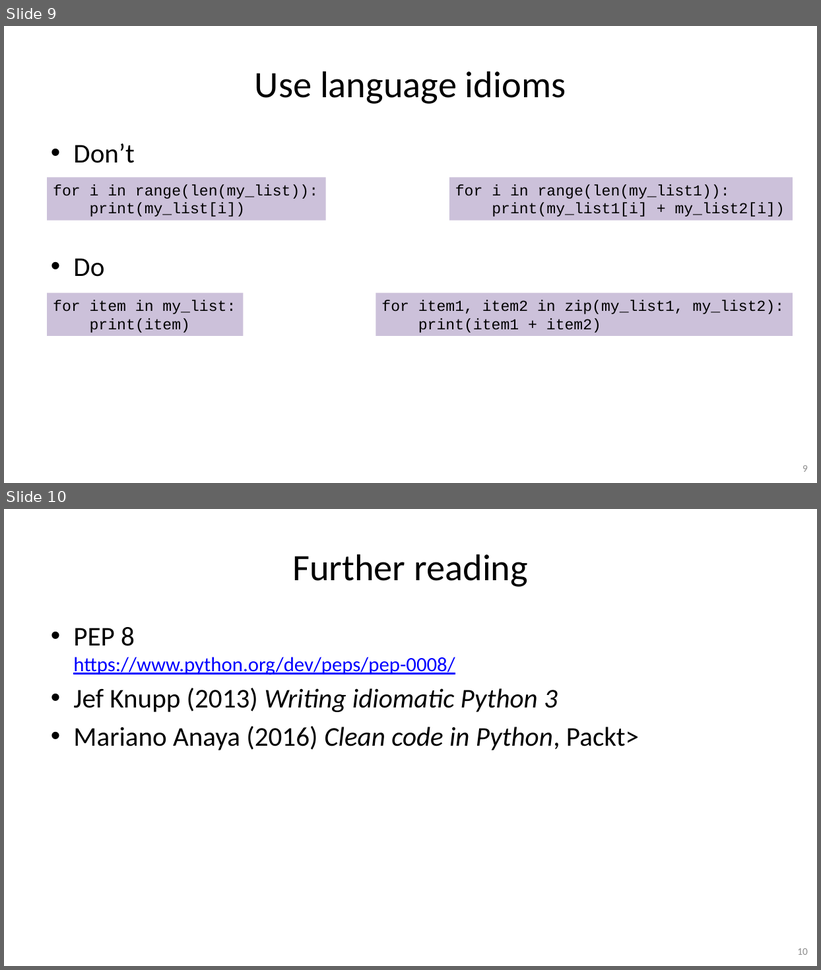
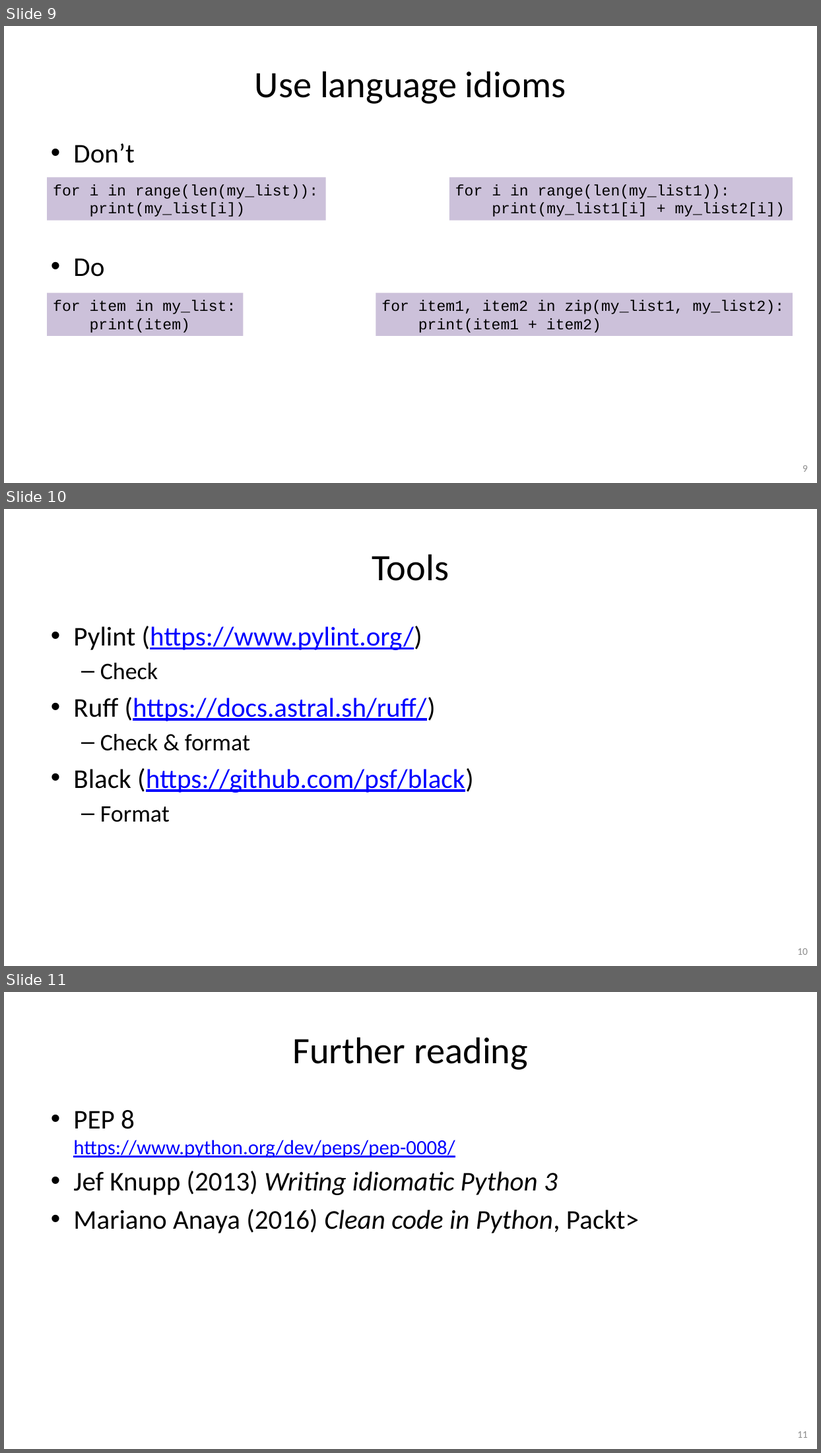
Before and after one commit to gjbex/Python-software-engineering, a slide deck: python_software_engineering.pptx. Shown one above the other, each under a label of ours: slides 9 and 10 before the commit, slides 9, 10 and 11 after it. The pictures are 821x970 and 821x1453 pixels, drawn with LibreOffice and Linux fonts; fonts in the diff are those of the drawing. Boxes give left, top, right and bottom in pixels: in the first picture for what was removed or moved away, otherwise in the second. Text is boxed around its words. In the diff, an @@ line names an element or a change of style, - is before the commit and + after.

Commit message:
Add slide on linting and formatting tools

```diff
--- a/python_software_engineering.pptx
+++ b/python_software_engineering.pptx
@@ slide 10 added at [4, 509, 817, 966], background #FFFFFF @@
@@ title added at [372, 554, 449, 581], 44 pt, text #000000 @@
+Tools
@@ text added at [73, 626, 474, 823], 32 pt, text #0000FF, underline @@
+• Pylint (https://www.pylint.org/)
+  – Check
+• Ruff (https://docs.astral.sh/ruff/)
+  – Check & format
+• Black (https://github.com/psf/black)
+  – Format
@@ page number added at [797, 949, 808, 955], 12 pt, text #8C8C8C @@
+10
@@ what was slide 10 is now slide 11 @@
@@ page number at [797, 1432, 808, 1438]: text changed @@
-10
+11
```
Also in this commit, not shown: 1 slide changed.
